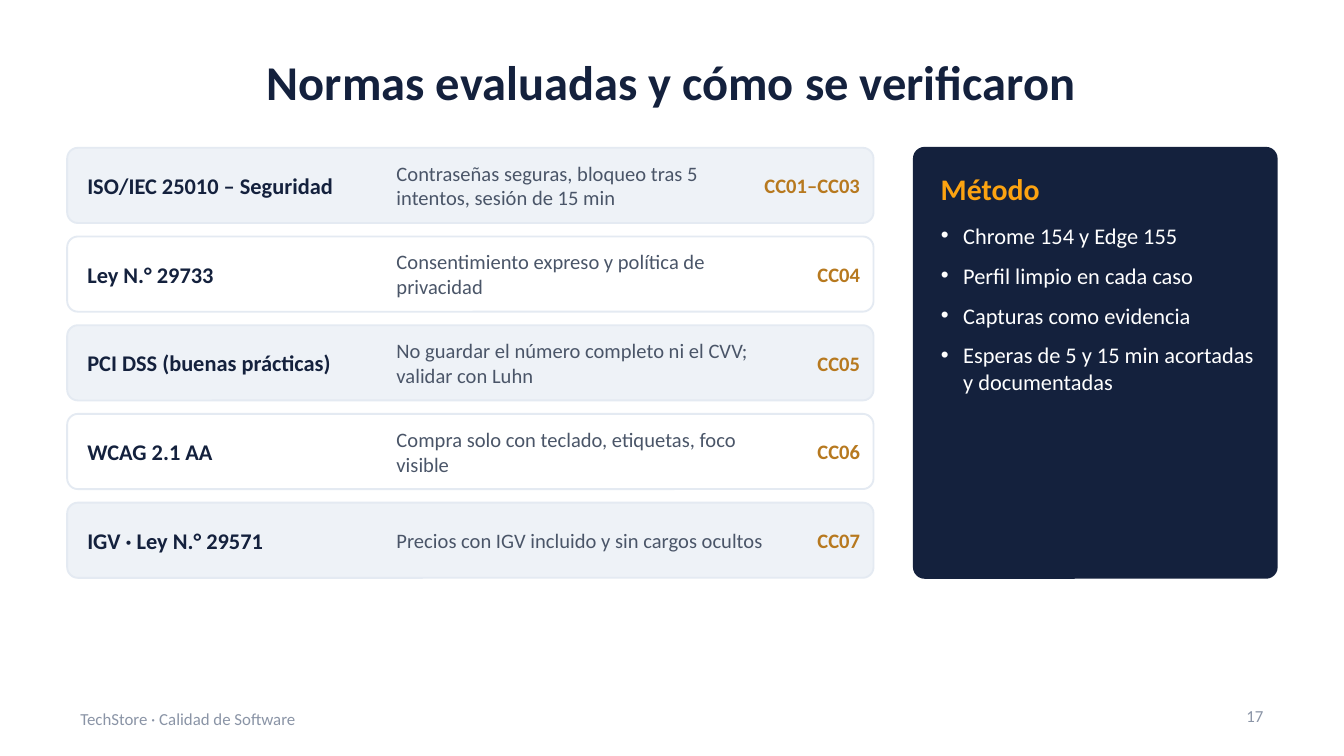
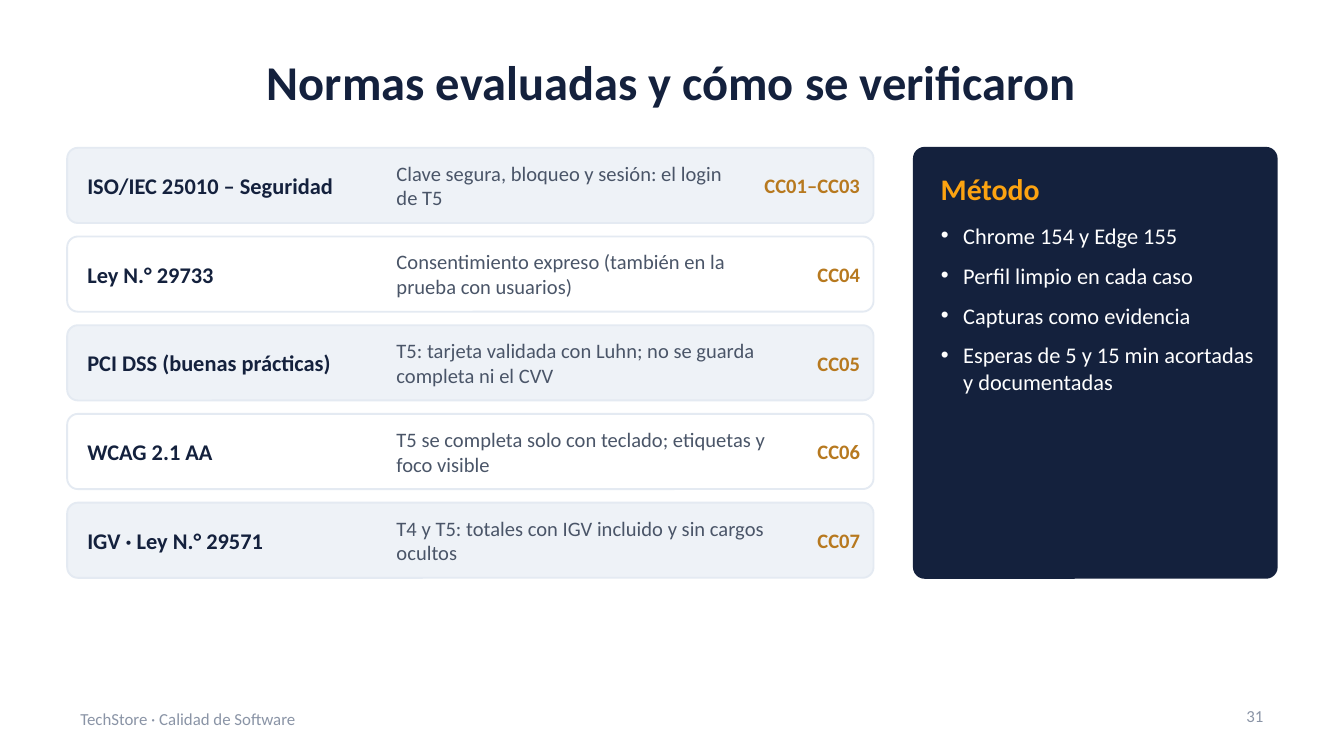
Before and after one commit to diegoaaron/calidadProyecto, a slide deck: slide 31 of docs/Presentacion_Pruebas_Calidad_Conformidad.pptx (slide 17 before the commit). Drawn at 1344x756 pixels with LibreOffice and Linux fonts; fonts in the diff are those of the drawing. Boxes give left, top, right and bottom in pixels: in the first picture for what was removed or moved away, otherwise in the second. Text is boxed around its words. In the diff, an @@ line names an element or a change of style, - is before the commit and + after.

Commit message:
Herramienta propia de usabilidad en lugar de Maze en los documentos
- Esquema, Plan de Pruebas, Plan de Calidad, Informe de HU y presentación
  del esquema: las menciones a Maze pasan a la herramienta propia
  (usabilidad.html).
- Nuevo documento de análisis de requerimientos, HU y resumen de planes.
- Presentación ampliada a 35 diapositivas.
- referencias/ excluida de git.

```diff
--- a/docs/Presentacion_Pruebas_Calidad_Conformidad.pptx
+++ b/docs/Presentacion_Pruebas_Calidad_Conformidad.pptx
@@ text at (x1=396, y1=166, x2=722, y2=205): text changed @@
-Contraseñas seguras, bloqueo tras 5 intentos, sesión de 15 min
+Clave segura, bloqueo y sesión: el login de T5
@@ text at (x1=396, y1=254, x2=725, y2=298): text changed @@
-Consentimiento expreso y política de privacidad
+Consentimiento expreso (también en la prueba con usuarios)
@@ text at (x1=396, y1=343, x2=754, y2=387): text changed @@
-No guardar el número completo ni el CVV; validar con Luhn
+T5: tarjeta validada con Luhn; no se guarda completa ni el CVV
@@ text at (x1=396, y1=432, x2=765, y2=472): text changed @@
-Compra solo con teclado, etiquetas, foco visible
+T5 se completa solo con teclado; etiquetas y foco visible
@@ text at (x1=396, y1=521, x2=764, y2=560): text changed @@
-Precios con IGV incluido y sin cargos ocultos
+T4 y T5: totales con IGV incluido y sin cargos ocultos
@@ page number at (x1=1246, y1=711, x2=1263, y2=722): text changed @@
-17
+31
```
Also in this commit, not shown: 17 other slides changed, 15 slides added, 8 other files.
